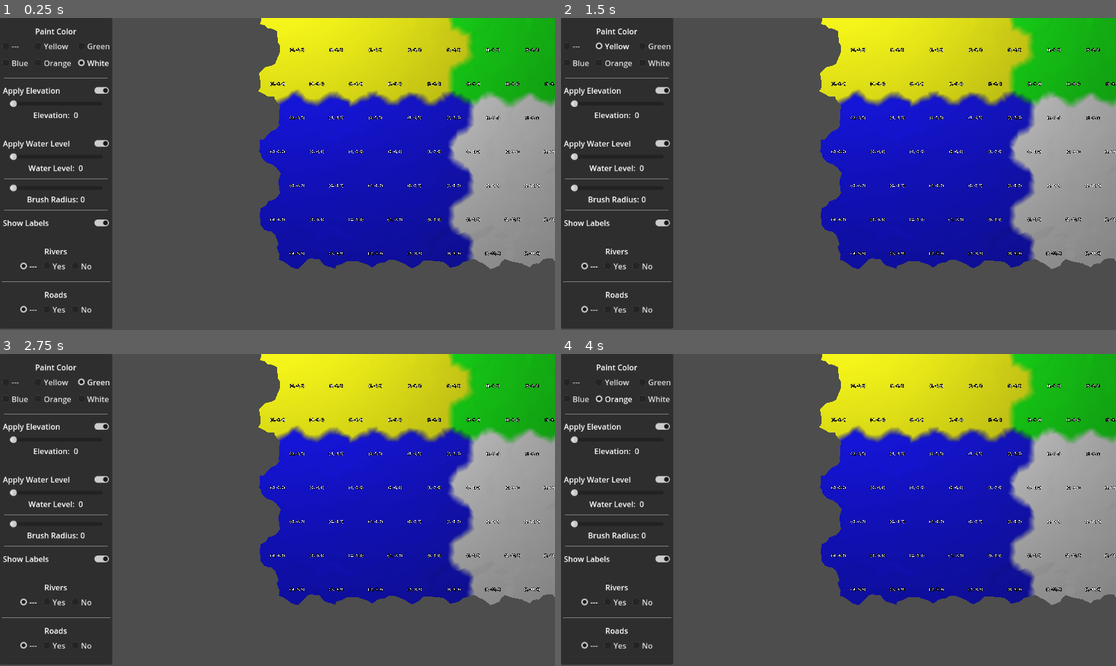
Above: before the commit, frames 1-4 (two rows, left to right).
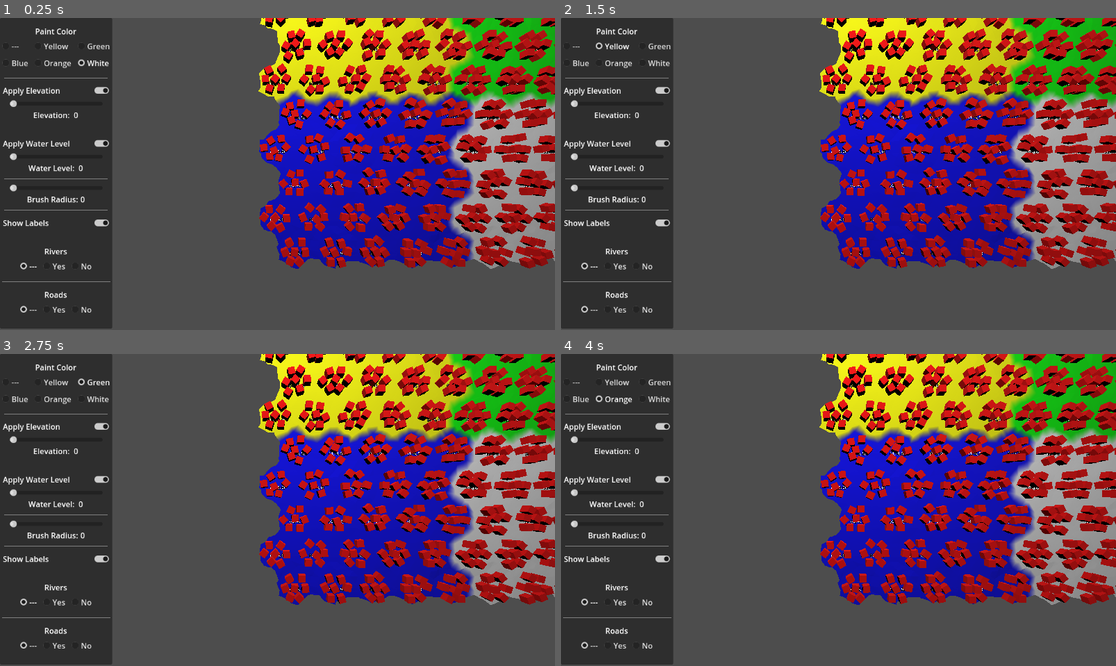
Above: after the commit, the same moments.

Repository: davepruitt/hex_map_godot
Game: Godot game, scene res://scenes/main.tscn
The game is run twice, just before and just after one commit, with the same random seed, the same clock (stepped at 60 frames per second) and the same inputs.
Inputs:
- Up to frame 1 (0.25 s): no input
- Up to frame 2 (1.5 s): click "---" at 0.5 s; click "Yellow" at 1.25 s
- Up to frame 3 (2.75 s): click "Green" at 2 s
- Up to frame 4 (4 s): click "Blue" at 2.75 s; click "Orange" at 3.5 s

The runs differ from the first frame. In frame 1, 18% of the frame differs, in the area x 46-100%, y 0-81%; in frame 2, 18%; in frame 3, 18%; in frame 4, 18%.

Commit message:
Implementing features. Completed through section 3.0 off tutorial 9.

Diff:
--- /dev/null
+++ b/hex_project_godot/resources/feature.tres
@@ -0,0 +1,8 @@
+[gd_resource type="BoxMesh" load_steps=2 format=3 uid="uid://b0lbaxxn370x3"]
+
+[sub_resource type="StandardMaterial3D" id="StandardMaterial3D_f3wkx"]
+albedo_color = Color(1, 0, 0, 1)
+
+[resource]
+material = SubResource("StandardMaterial3D_f3wkx")
+size = Vector3(0.3, 0.3, 0.3)
--- /dev/null
+++ b/hex_project_godot/scripts/hex_feature_manager.gd
@@ -0,0 +1,56 @@
+class_name HexFeatureManager
+
+#region Public data members
+
+var feature_prefab: BoxMesh = preload("res://resources/feature.tres")
+
+#endregion
+
+#region Private data members
+
+var _features: Array[MeshInstance3D] = []
+
+#endregion
+
+#region Constructor
+
+func _init() -> void:
+	pass
+
+#endregion
+
+#region Methods
+
+func clear () -> void:
+	#Queue each feature to be free'd by Godot
+	for i in range(0, len(_features)):
+		var current_feature: MeshInstance3D = _features[i]
+		current_feature.queue_free()
+
+	#Clear the list of features
+	_features.clear()
+
+func apply () -> void:
+	pass
+
+func add_feature (parent_hex_grid_chunk: HexGridChunk, pos: Vector3) -> void:
+	#var feature_mesh = feature_prefab.duplicate()
+	var feature: MeshInstance3D = MeshInstance3D.new()
+	feature.mesh = feature_prefab
+	feature.position = HexMetrics.perturb(pos)
+
+	#Increase the height so the entire feature is above-ground
+	var feature_height = feature.mesh.get_aabb().size.y
+	feature.position.y += feature_height / 2.0
+
+	#Randomize the rotation angle of the feature
+	feature.quaternion = Quaternion.from_euler(Vector3(0, 360.0 * randf(), 0))
+
+	#Add this feature to the private list of features
+	_features.append(feature)
+
+	#Add this feature as a child of the hex grid chunk
+	parent_hex_grid_chunk.add_child(feature)
+
+
+#endregion
--- a/hex_project_godot/scripts/hex_grid_chunk.gd
+++ b/hex_project_godot/scripts/hex_grid_chunk.gd
@@ -12,6 +12,8 @@
 var _water: HexMesh = HexMesh.new()
 var _water_shore: HexMesh = HexMesh.new()
 var _estuaries: HexMesh = HexMesh.new()
+
+var _features: HexFeatureManager = HexFeatureManager.new()
 
 var _terrain_shader_material: ShaderMaterial
 var _rivers_shader_material: ShaderMaterial
@@ -39,6 +41,7 @@
 	add_child(_water_shore)
 	add_child(_estuaries)
 
+
 # Called every frame. 'delta' is the elapsed time since the previous frame.
 func _process(delta: float) -> void:
 	pass
@@ -130,6 +133,9 @@
 	_estuaries.use_uv2_coordinates = true
 	_estuaries.cast_shadow = GeometryInstance3D.SHADOW_CASTING_SETTING_OFF
 
+	#Clear the features for the hex grid chunk
+	_features.clear()
+
 	#Iterate over each hex cell and triangulate the mesh for that hex
 	for i in range(0, len(_hex_cells)):
 		_triangulate_hex(_hex_cells[i])
@@ -151,12 +157,19 @@
 
 	#Finalize the creation of the estuaries mesh
 	_estuaries.end(_estuaries_shader_material)
+
+	#Finalize the creation of the features
+	_features.apply()
 
 func _triangulate_hex (cell: HexCell) -> void:
 	#Iterate over each of the 6 directions from the center of the hex
 	for i in range(0, 6):
 		#Form the mesh for this direction of the hex
 		_triangulate_hex_in_direction(cell, i)
+
+	#Place a single feature in the center of every cell
+	if ((not cell.is_underwater) and (not cell.has_river) and (not cell.has_roads)):
+		_features.add_feature(self, cell.position)
 
 func _triangulate_hex_in_direction (cell: HexCell, direction: HexDirectionsClass.HexDirections) -> void:
 	#Calculate the Vector3 positions for the vertices of the triangle
@@ -178,6 +191,11 @@
 			_triangulate_adjacent_to_river(direction, cell, center, edge_vertices)
 	else:
 		_triangulate_without_river(direction, cell, center, edge_vertices)
+
+		#Add features
+		if (not cell.is_underwater) and (not cell.has_road_through_edge(direction)):
+			var feature_position: Vector3 = (center + edge_vertices.v1 + edge_vertices.v5) * (1.0 / 3.0)
+			_features.add_feature(self, feature_position)
 
 	#Add connections to other hex cells
 	if (direction <= HexDirectionsClass.HexDirections.SE):
@@ -316,6 +334,11 @@
 	_triangulate_edge_strip(m, cell.hex_color, e, cell.hex_color)
 	_triangulate_edge_fan(center, m, cell.hex_color)
 
+	#Add features to this hex
+	if (not cell.is_underwater) and (not cell.has_road_through_edge(direction)):
+		var feature_position: Vector3 = (center + e.v1 + e.v5) * (1.0 / 3.0)
+		_features.add_feature(self, feature_position)
+
 func _triangulate_connection (
 	direction: HexDirectionsClass.HexDirections,
 	cell: HexCell, e1: EdgeVertices) -> void:
--- a/hex_project_godot/scripts/main.gd
+++ b/hex_project_godot/scripts/main.gd
@@ -74,6 +74,10 @@
 
 # Called when the node enters the scene tree for the first time.
 func _ready() -> void:
+	#Set the seed of the global random number generator.
+	#This allows for deterministic repeated-runs of the application.
+	seed(1)
+
 	RenderingServer.set_debug_generate_wireframes(true)
 
 	_initialize_ui()
